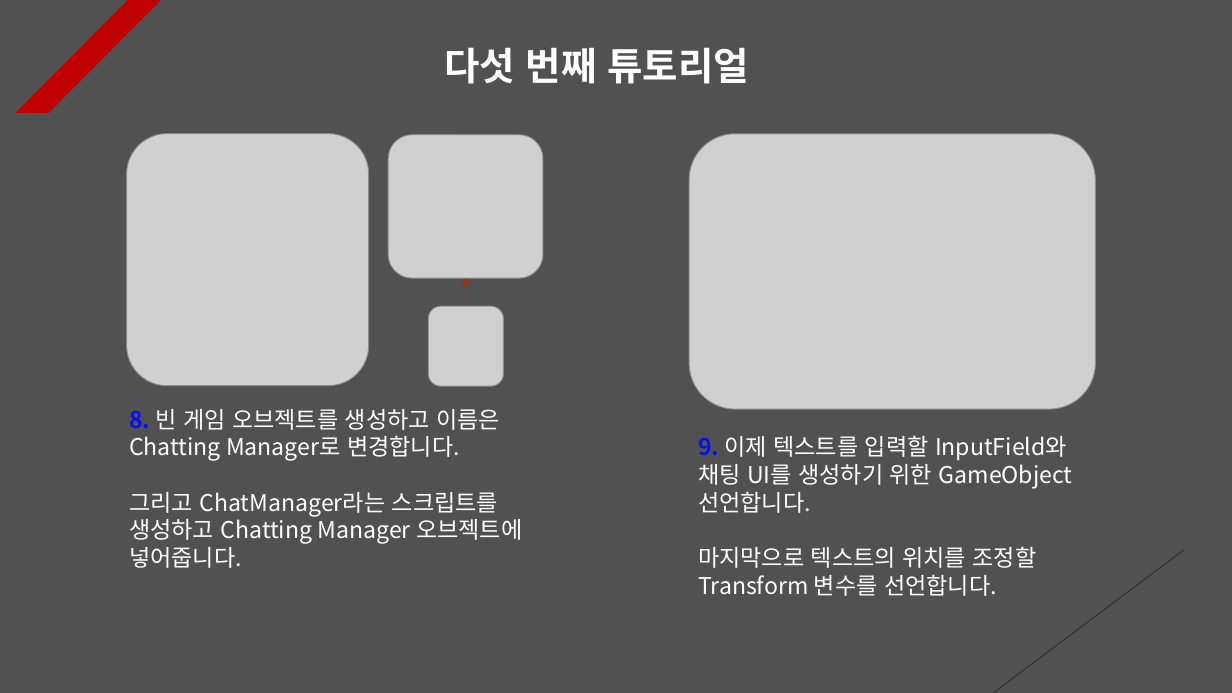
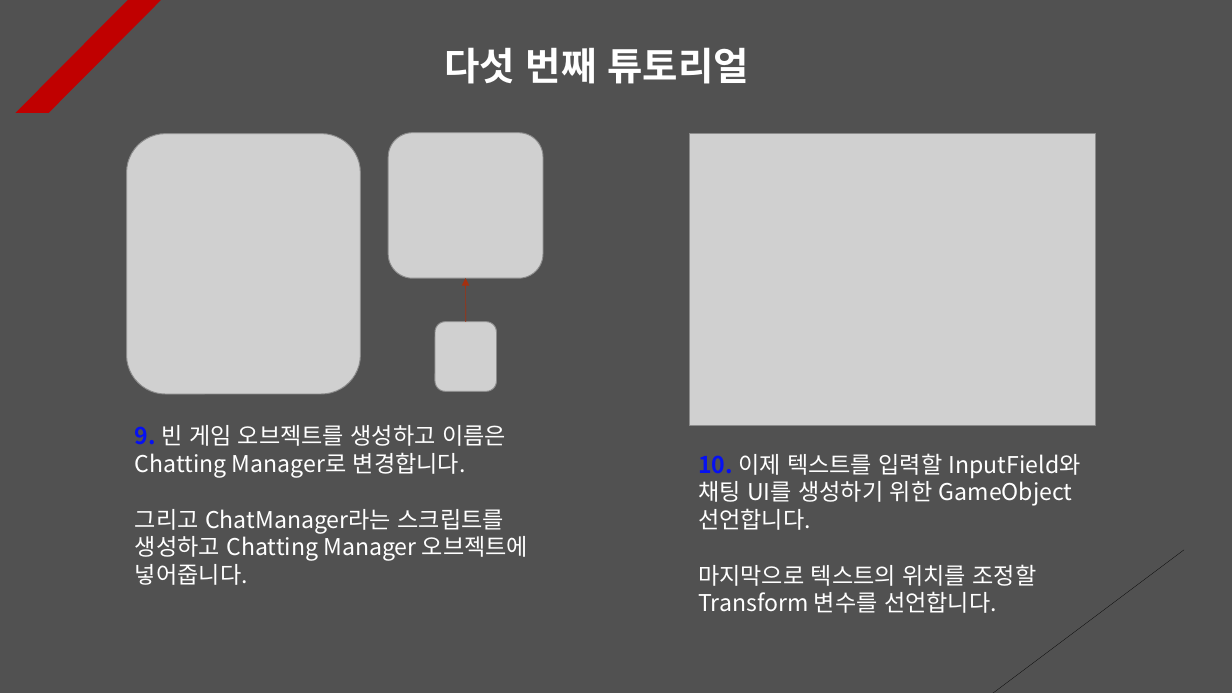
Before and after one commit to Unity2033/3D-UnityEngine, a slide deck: slide 6 of Assets/Class/Photon Server/PPT Data/Photon RPC.pptx. Drawn at 1232x693 pixels with LibreOffice and Linux fonts; fonts in the diff are those of the drawing; grey boxes stand for pictures. Boxes give left, top, right and bottom in pixels: in the first picture for what was removed or moved away, otherwise in the second. Text is boxed around its words. In the diff, an @@ line names an element or a change of style, - is before the commit and + after.

Commit message:
Photon RPC Tutorial Renewal
- Set to receive the position of the
  crystal-generated object at
  random using the transform array

- Photon RPC material update

```diff
--- a/Assets/Class/Photon Server/PPT Data/Photon RPC.pptx
+++ b/Assets/Class/Photon Server/PPT Data/Photon RPC.pptx
@@ picture resized from (x1=127, y1=134, x2=369, y2=386) to (x1=127, y1=134, x2=360, y2=395) @@
@@ picture resized from (x1=689, y1=134, x2=1096, y2=409) to (x1=689, y1=134, x2=1096, y2=425) @@
@@ arrow moved from (466, 306) - (466, 278) to (466, 322) - (466, 278) @@
@@ picture resized from (x1=429, y1=306, x2=504, y2=386) to (x1=435, y1=322, x2=497, y2=391) @@
@@ text "9. 빈 게임 오브젝트를 생성하고 ..." moved from (x1=129, y1=409, x2=522, y2=568) to (x1=135, y1=425, x2=528, y2=585) @@
@@ text at (x1=135, y1=425, x2=506, y2=478): text changed @@
-8. 빈 게임 오브젝트를 생성하고 이름은 Chatting Manager로 변경합니다.
+9. 빈 게임 오브젝트를 생성하고 이름은 Chatting Manager로 변경합니다.
@@ text "10. 이제 텍스트를 입력할 InputField와 ..." moved from (x1=698, y1=435, x2=1073, y2=596) to (x1=698, y1=453, x2=1081, y2=613) @@
@@ text at (x1=698, y1=453, x2=1081, y2=530): text changed @@
-9. 이제 텍스트를 입력할 InputField와 채팅 UI를 생성하기 위한 GameObject 선언합니다.
+10. 이제 텍스트를 입력할 InputField와 채팅 UI를 생성하기 위한 GameObject 선언합니다.
```
Also in this commit, not shown: 7 other slides changed, 7 slides added, 8 other files.
